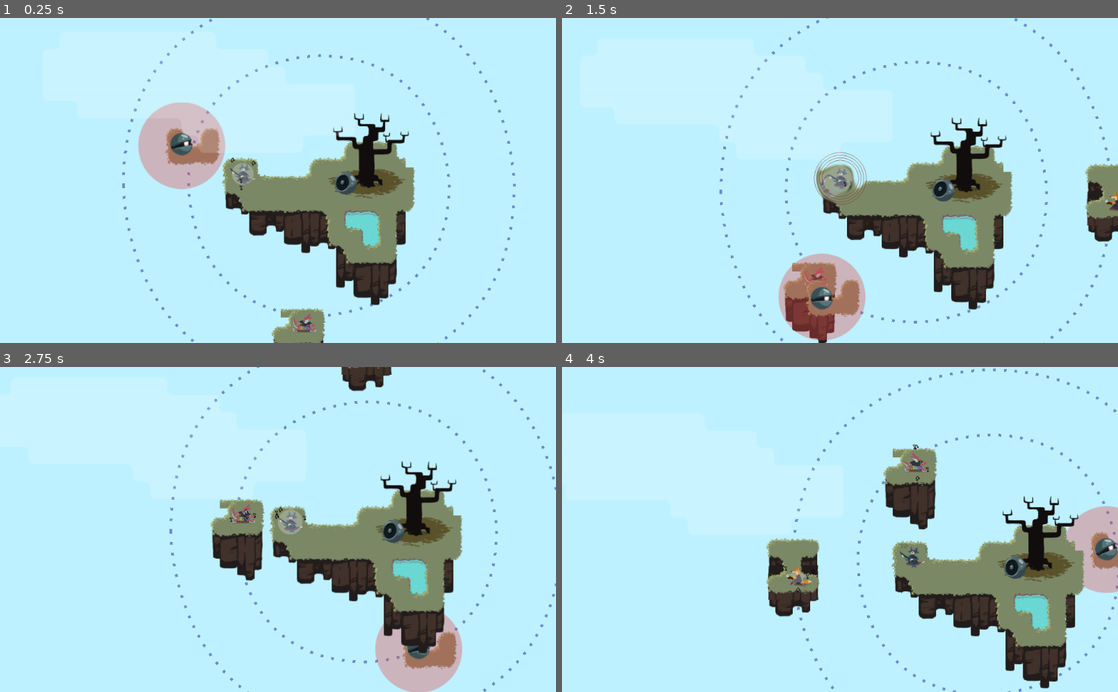
Above: before the commit, frames 1-4 (two rows, left to right).
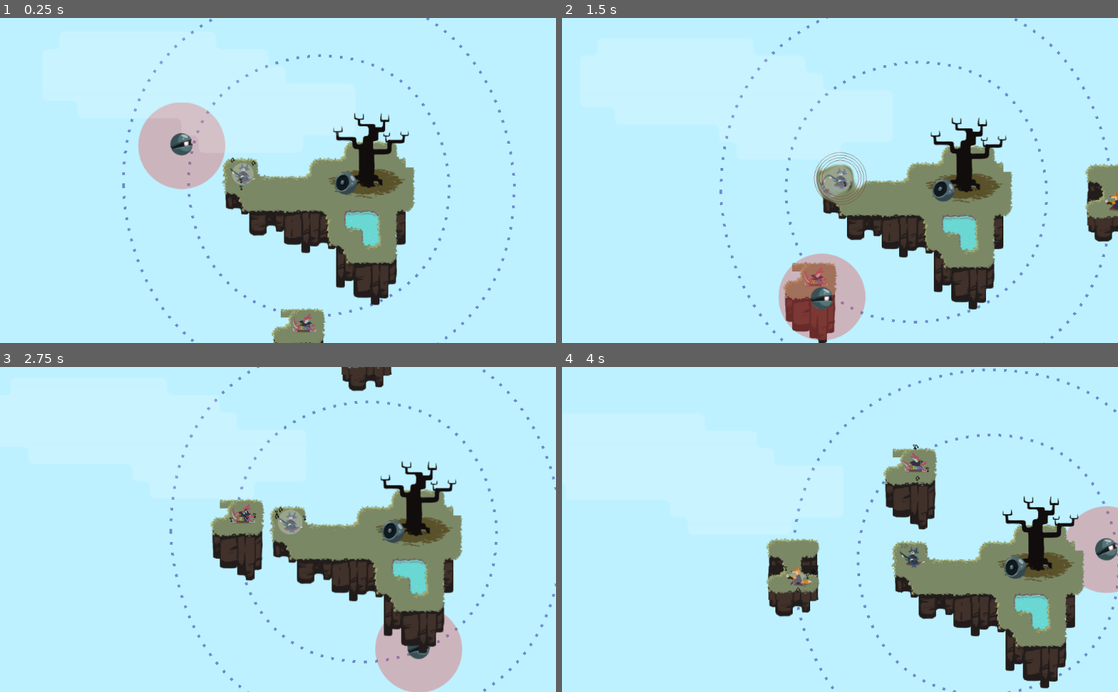
Above: after the commit, the same moments.

Repository: uspgamedev/skyjammers
Game: Godot game, scene res://stages/stage04.tscn
Two runs of this game, one before a commit and one after it. Both use one fixed random seed, a clock stepped at 60 frames per second and the inputs below. This scene is started directly instead of the project's main scene. Sound files missing from this copy of the repository are replaced by a short silence.
Inputs:
- Up to frame 1 (0.25 s): no input
- Up to frame 2 (1.5 s): hold Space (action_play) 0.53-1.28 s; tap Space (action_play) at 1.35 s
- Up to frame 3 (2.75 s): hold Space (action_play) from 2.03 s (still down)
- Up to frame 4 (4 s): release Space (action_play) at 2.78 s; tap Space (action_play) at 2.85 s; hold Space (action_play) from 3.53 s (still down)

The runs differ from the first frame. In frame 1, 0.7% of the frame differs, in the area x 29-40%, y 33-46%; in frame 2, 0.6%; in frame 3, 0.6%; in frame 4, 0.2%.

Commit message:
REmove thE FUCKING ISLANDDDDD AAAAAAHAHAH HFUCKKK

Diff:
--- a/game/stages/stage04.tscn
+++ b/game/stages/stage04.tscn
@@ -29,13 +29,12 @@
 }
 _sections_unfolded = [ "Resource" ]
 
-[node name="Stage" instance=ExtResource( 1 )]
+[node name="Stage" index="0" instance=ExtResource( 1 )]
 
 initial_bard_path = NodePath("Instruments/Island/Bass")
 
 [node name="Island" parent="Instruments" index="0" instance=ExtResource( 2 )]
 
-editor/display_folded = true
 tile_data = PoolIntArray( -196608, 22, 0, -196607, 22, 0, -196606, 22, 0, -196605, 22, 0, -65542, 22, 0, -65541, 22, 0, …(715 unchanged characters)…
 
 [node name="Goal" parent="Instruments/Island" index="0" instance=ExtResource( 3 )]
@@ -72,6 +71,7 @@
 
 [node name="Island" parent="Instruments/Path2D/PathFollow2D" index="0" instance=ExtResource( 2 )]
 
+editor/display_folded = true
 tile_data = PoolIntArray( -1, 0, 0, -65536, 2, 0, -65535, 3, 0, 65534, 0, 0, 65535, 31, 0, 0, 9, 0, 1, 7, 0, 131070, 12, 0, 131071, 13, 0, 65536, 14, 0, 65537, 15, 0 )
 
 [node name="Under" parent="Instruments/Path2D/PathFollow2D/Island" index="0"]
@@ -90,7 +90,6 @@
 
 [node name="PathFollow2D2" parent="Instruments/Path2D" index="1" instance=ExtResource( 8 )]
 
-editor/display_folded = true
 position = Vector2( -212.614, 118.155 )
 offset = 506.734
 v_offset = 240.0
@@ -99,14 +98,13 @@
 
 [node name="Island" parent="Instruments/Path2D/PathFollow2D2" index="0" instance=ExtResource( 2 )]
 
-tile_data = PoolIntArray( -524290, 0, 0, -524289, 3, 0, -589824, 0, 0, -589823, 3, 0, -458754, 4, 0, -458753, 28, 0, -524288, 31, 0, -524287, 7, 0, -393218, 12, 0, -393217, 13, 0, -458752, 14, 0, -458751, 15, 0 )
-
 [node name="Sentinel" parent="Instruments/Path2D/PathFollow2D2/Island" index="0" instance=ExtResource( 9 )]
 
 position = Vector2( -20, -240 )
 
 [node name="Path2D2" parent="Instruments" index="2" instance=ExtResource( 6 )]
 
+editor/display_folded = true
 curve = SubResource( 2 )
 cyclic = true
 speed = 0.2
